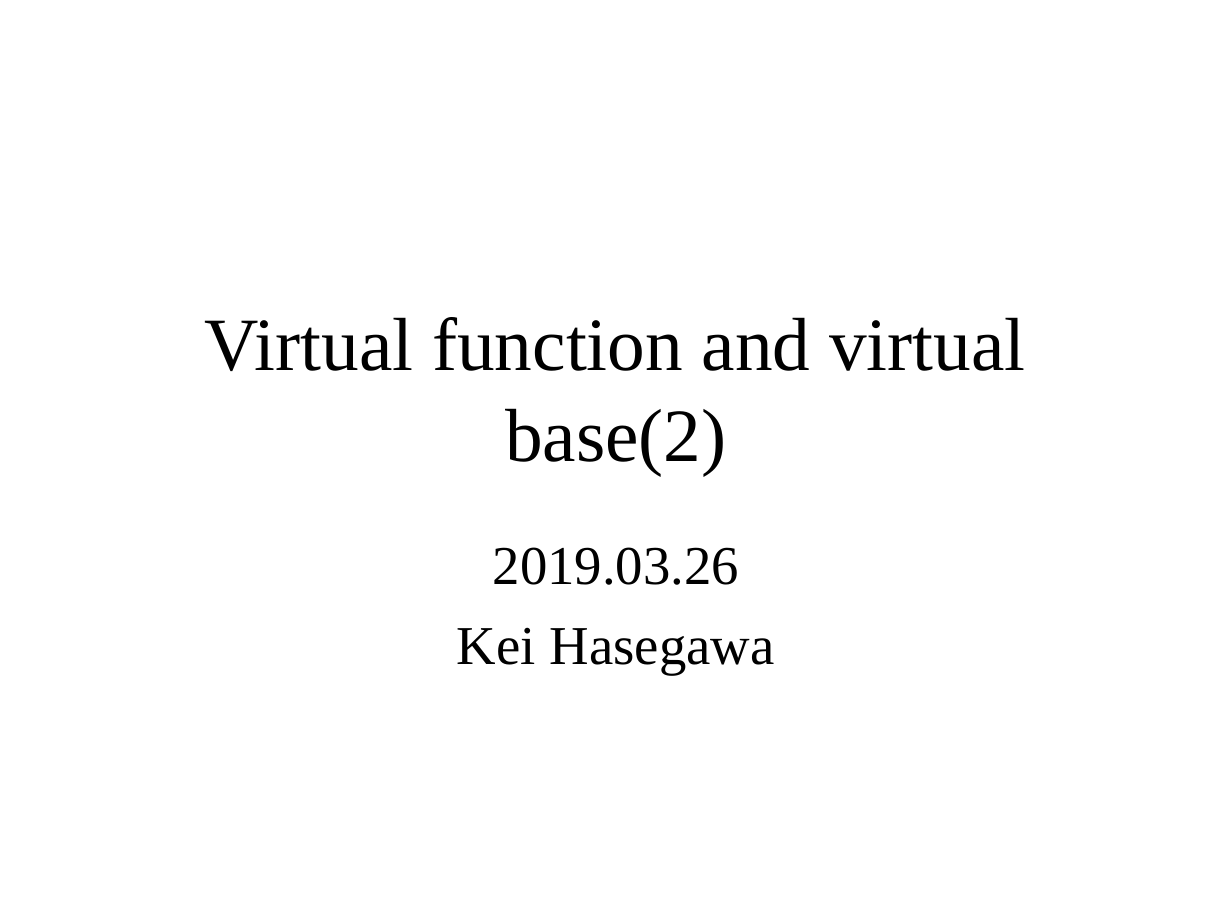
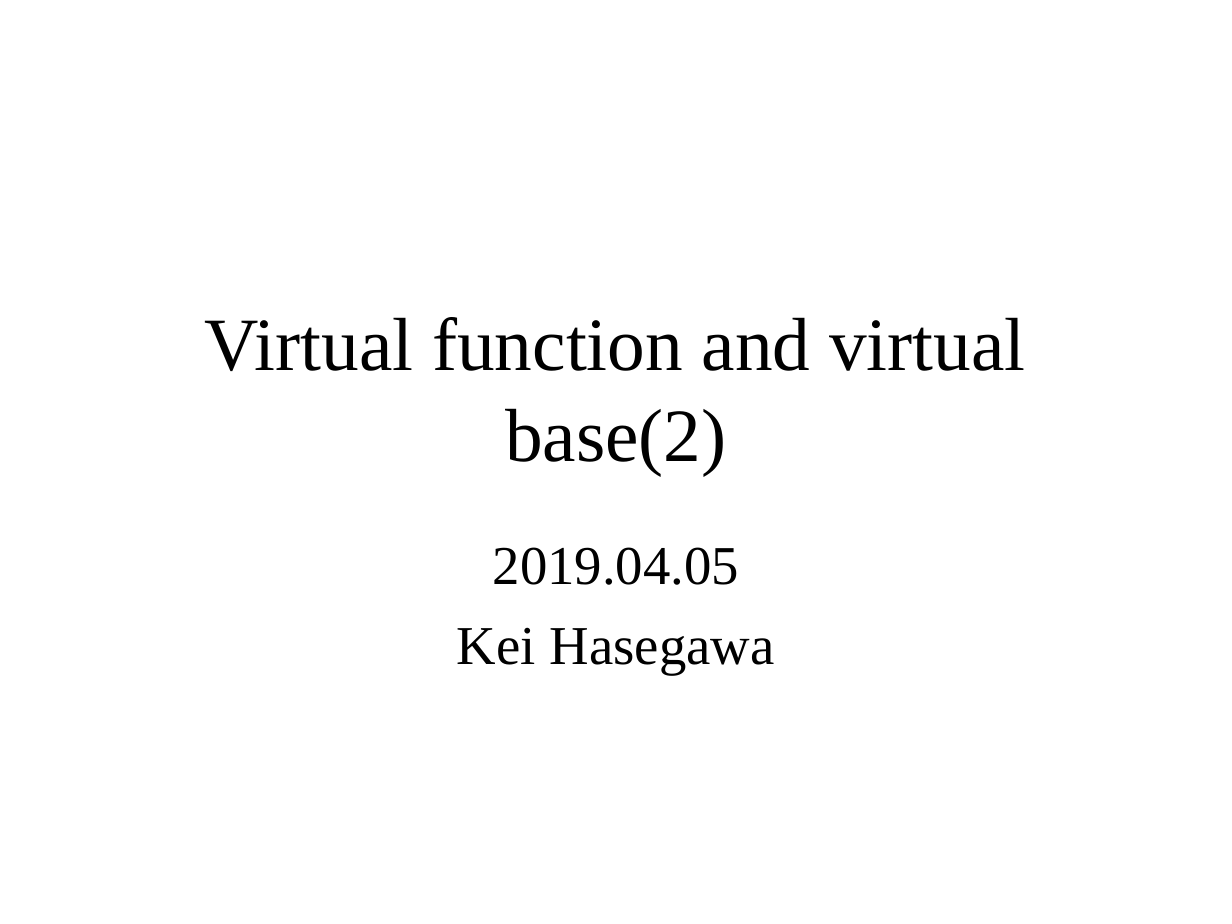
Before and after one commit to KeiHasegawa/cxx_doc, a slide deck: slide 1 of 06_2_derived_e.ppt. Drawn at 1232x924 pixels with LibreOffice and Linux fonts; fonts in the diff are those of the drawing. Boxes give left, top, right and bottom in pixels: in the first picture for what was removed or moved away, otherwise in the second. Text is boxed around its words. In the diff, an @@ line names an element or a change of style, - is before the commit and + after.

```diff
--- a/06_2_derived_e.ppt
+++ b/06_2_derived_e.ppt
@@ subtitle at box(493, 547, 739, 585): text changed @@
-2019.03.26
+2019.04.05
```
Also in this commit, not shown: 1 other file.
